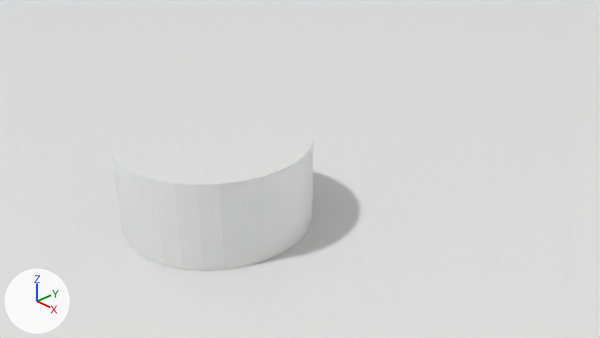
The Blender file section4/piece_base.blend, before and after one commit.
Camera for both pictures: the file's camera 'Camera'. Every picture has the same lights, and +X, +Y and +Z are marked at lower left.

In view in the first picture: 'Chess piece base', 'Plane'.
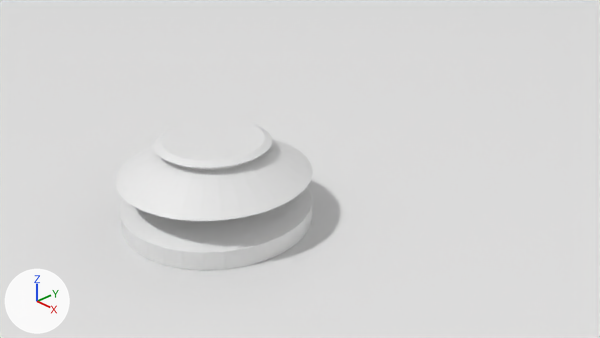
Pixel boxes [x1, y1, x2, y2] of what changed, in the pictures (600 x 338 px; the box of a moved part takes in the faces that stretch with it):
'Chess piece base', reshaped (9% shorter): before [111, 103, 313, 271]; after [116, 119, 313, 271]
part 1 of me_cylinder_001, moved or reshaped: before [115, 126, 313, 221]; after [116, 126, 313, 221]
part 2 of me_cylinder_001, moved or reshaped: before [116, 173, 313, 253]; after [120, 186, 312, 253]

The change, as a list of edits to the scene's bpy script:
```text
Change me_cylinder_001:
    where me_cylinder_001.from_pydata(...)  # 224 vertices, 194 faces; spans x -1.5..1.5, y -1.5..1.5, z -1.0..0.35
    used by ob_chess_piece_base; location = (0.0, -1.25, 1.01)
    me_cylinder_001 part 1: 96 of 224 vertices moved; they spanned x -1.5..1.5, y -1.5..1.5, z 0.22..0.35 and now span x -0.89..0.89, y -0.89..0.89, z 0.22..0.35; mean shift (0.0, 0.0, 0.0); largest move (-0.83, -1.25, 0.35) -> (-0.43, -0.65, 0.35)
    me_cylinder_001 part 2: all 32 vertices in x -1.5..1.5, y -1.5..1.5, z -0.45 are scaled about their middle by (0.691, 0.691, 1)
```
